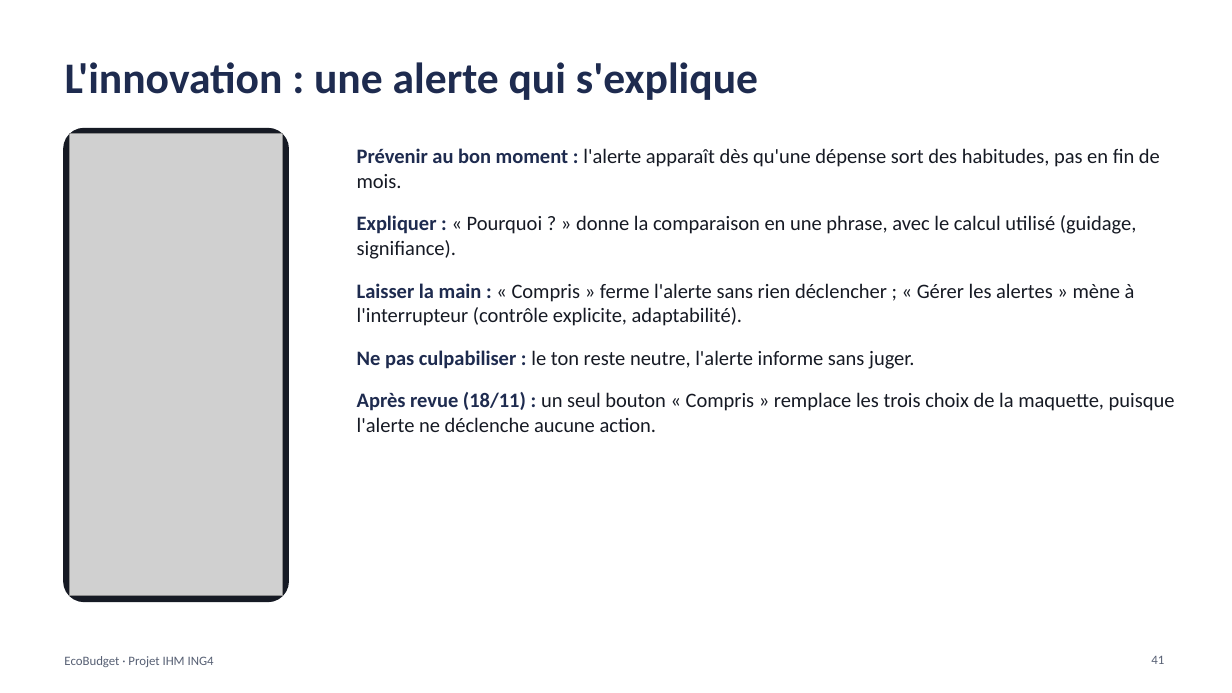
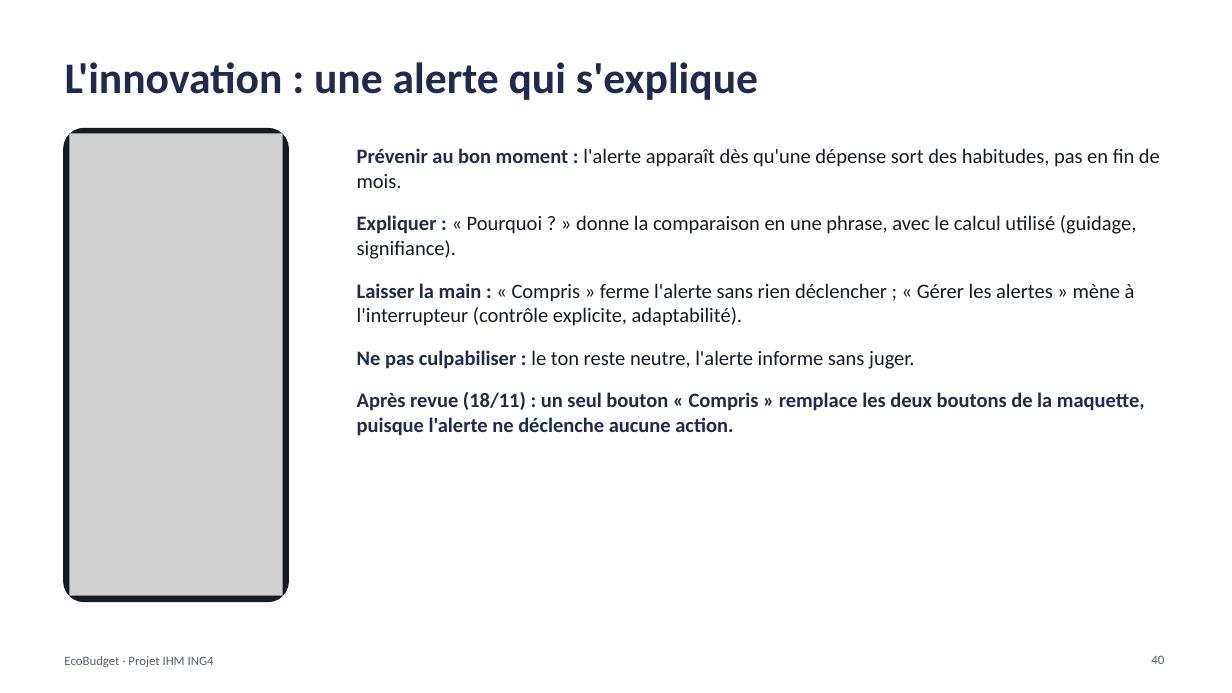
Before and after one commit to kaderouadahi/EcoBudget, a slide deck: slide 40 of livrables/EcoBudget.pptx (slide 41 before the commit). Drawn at 1232x693 pixels with LibreOffice and Linux fonts; fonts in the diff are those of the drawing; grey boxes stand for pictures. Boxes give left, top, right and bottom in pixels: in the first picture for what was removed or moved away, otherwise in the second. Text is boxed around its words. In the diff, an @@ line names an element or a change of style, - is before the commit and + after.

Commit message:
docs: diaporama, contradictions corrigées (conseil « Compris », deux boutons, historique demandé lors des tests, tests finaux terminés)

```diff
--- a/livrables/EcoBudget.pptx
+++ b/livrables/EcoBudget.pptx
@@ text at (357, 392, 1145, 436): text changed; text colour #161A24 to #1E2B4F; bold on @@
-Après revue (18/11) : un seul bouton « Compris » remplace les trois choix de la maquette, puisque l'alerte ne déclenche aucune action.
+Après revue (18/11) : un seul bouton « Compris » remplace les deux boutons de la maquette, puisque l'alerte ne déclenche aucune action.
@@ page number at (1151, 656, 1164, 664): text changed @@
-41
+40
```
Also in this commit, not shown: 17 other slides changed, 1 slide removed, 1 other file.
